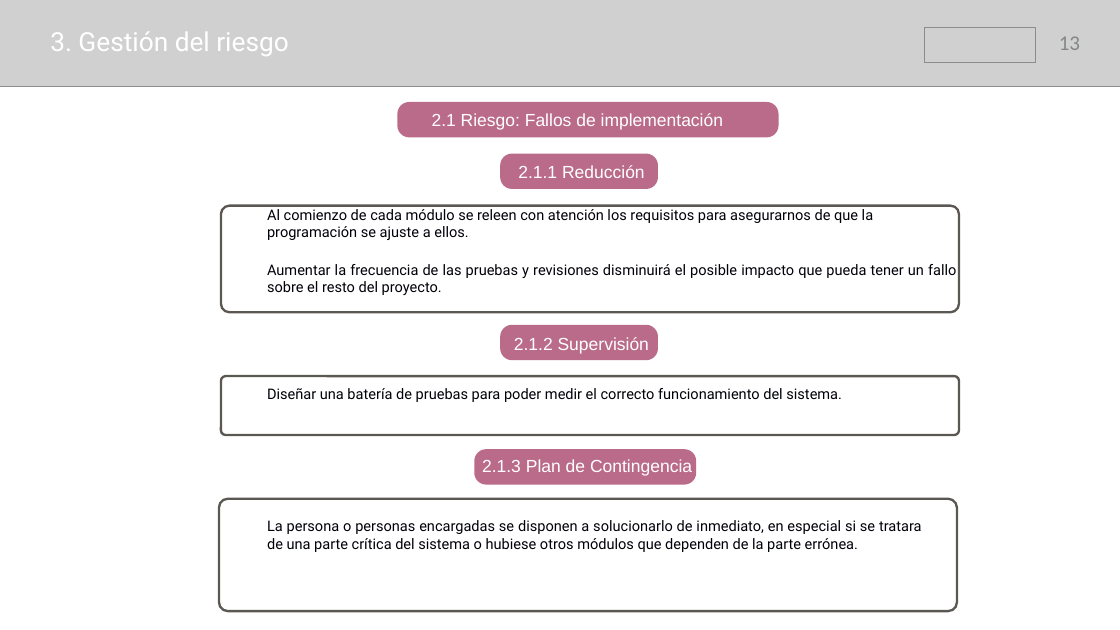
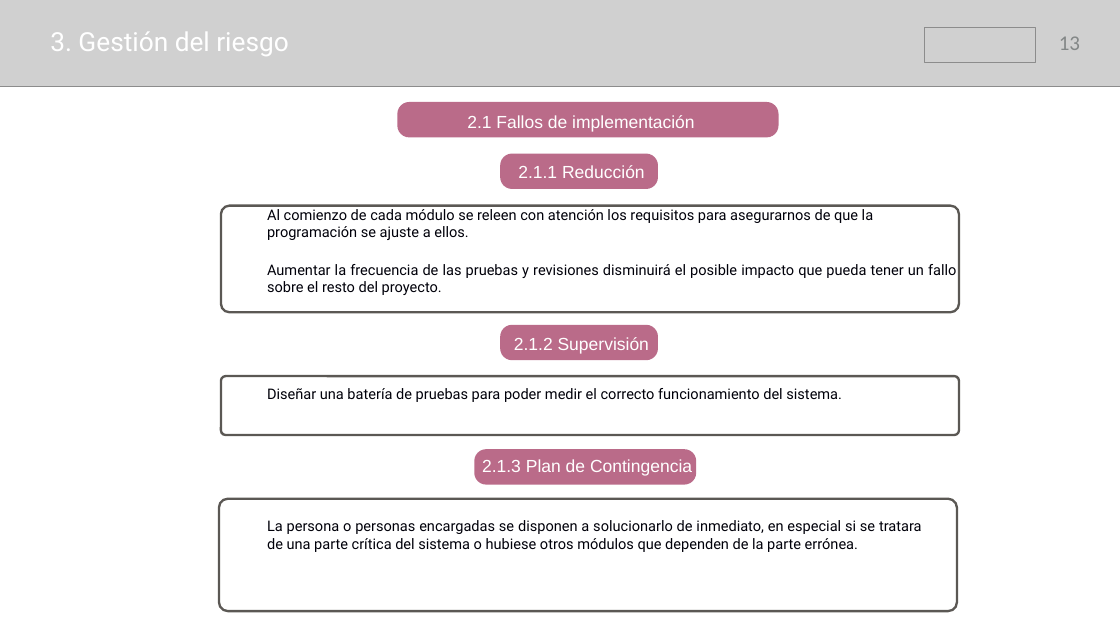
Before and after one commit to samusolo/iDoctor, a slide deck: slide 13 of Plan de proyecto.pptx. Drawn at 1120x630 pixels with LibreOffice and Linux fonts; fonts in the diff are those of the drawing; grey boxes stand for pictures. Boxes give left, top, right and bottom in pixels: in the first picture for what was removed or moved away, otherwise in the second. Text is boxed around its words. In the diff, an @@ line names an element or a change of style, - is before the commit and + after.

```diff
--- a/Plan de proyecto.pptx
+++ b/Plan de proyecto.pptx
@@ text at (467, 115, 694, 132): text changed @@
-  2.1 Riesgo: Fallos de implementación
+  2.1 Fallos de implementación
```
Also in this commit, not shown: 2 other slides changed, 9 slides added.
